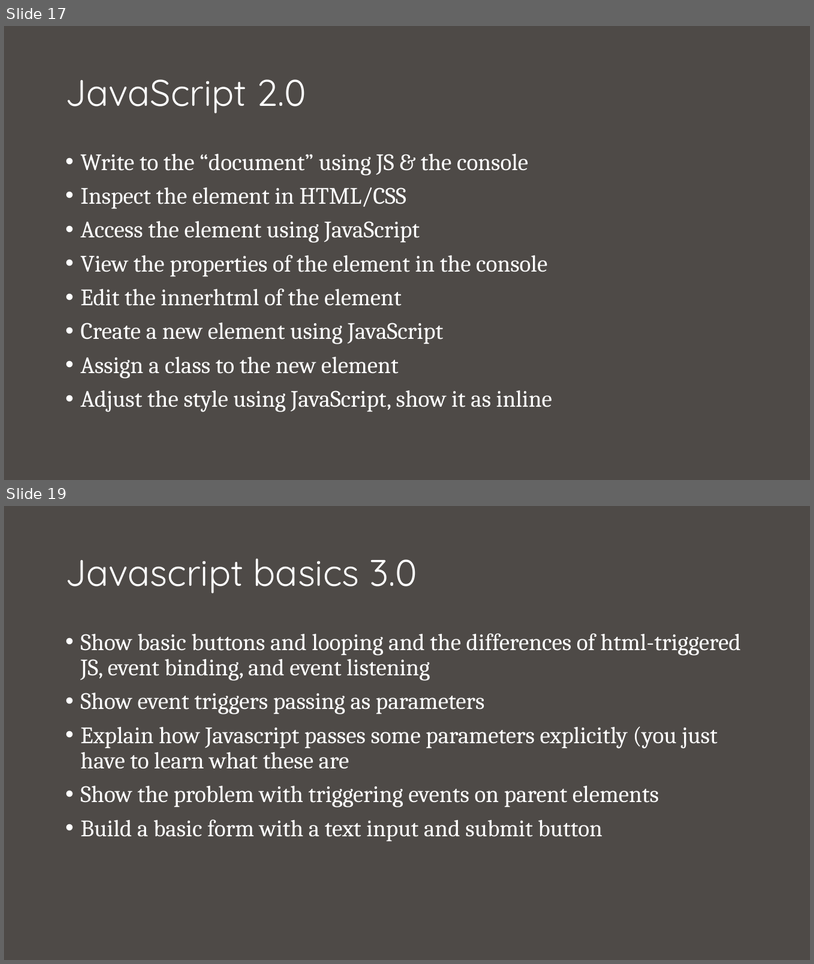
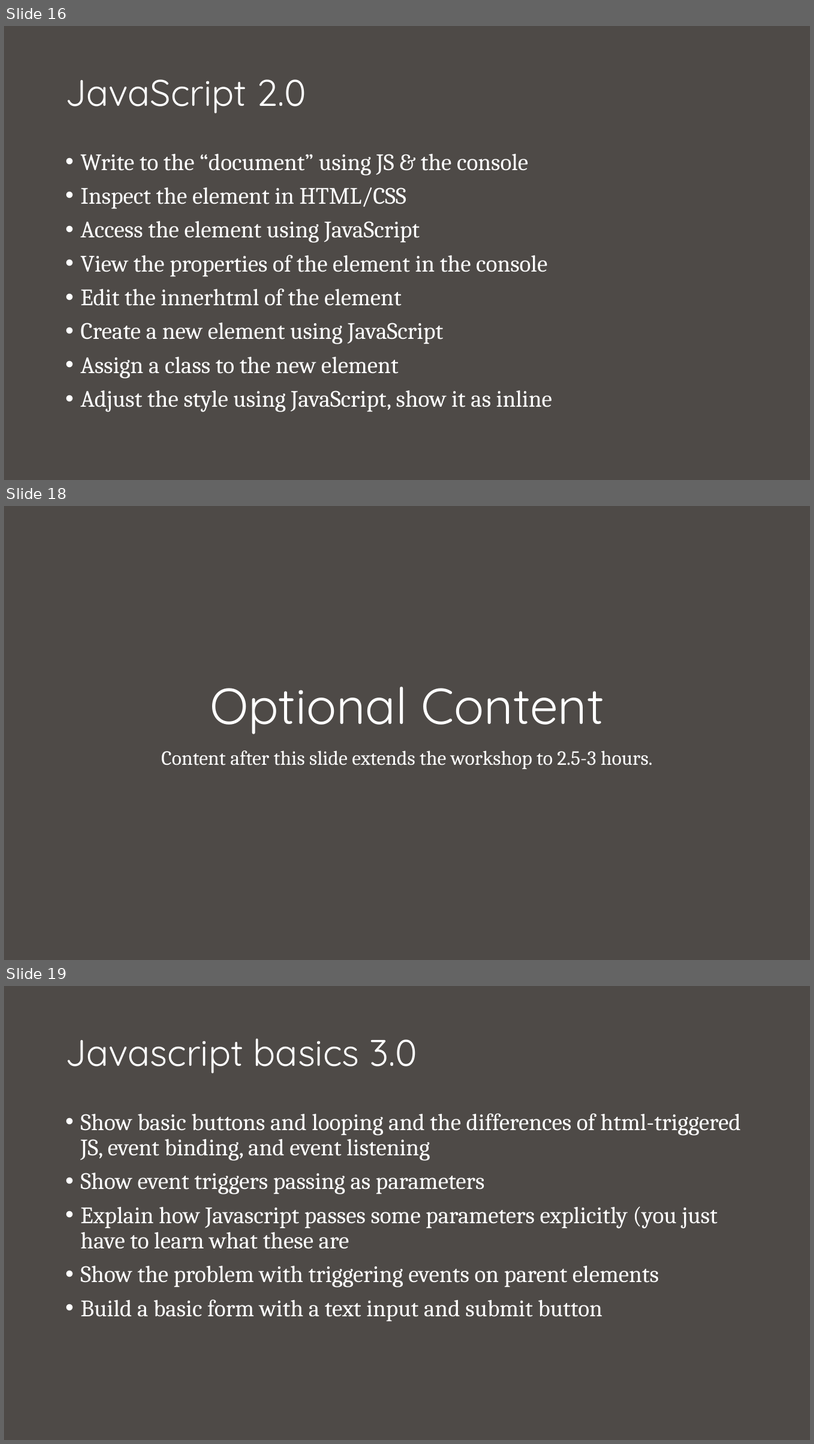
Before and after one commit to nuitrcs/intro_to_web_workshop, a slide deck: intro to web.pptx. Shown one above the other, each under a label of ours: slides 17 and 19 before the commit, slides 16, 18 and 19 after it; the slides between them are not shown. The pictures are 814x964 and 814x1444 pixels, drawn with LibreOffice and Linux fonts; fonts in the diff are those of the drawing. Boxes give left, top, right and bottom in pixels: in the first picture for what was removed or moved away, otherwise in the second. Text is boxed around its words. In the diff, an @@ line names an element or a change of style, - is before the commit and + after.

```diff
--- a/intro to web.pptx
+++ b/intro to web.pptx
@@ slide 18 added at (4,506,810,960), background #4E4A47 @@
@@ title added at (210,687,605,734), 60 pt, text #FFFFFF @@
+Optional Content
@@ subtitle added at (161,750,653,769), 24 pt, text #FFFFFF @@
+Content after this slide extends the workshop to 2.5-3 hours.
@@ what was slide 17 is now slide 16 @@
```
Also in this commit, not shown: 3 slides changed, 1 slide removed, 3 other files.
